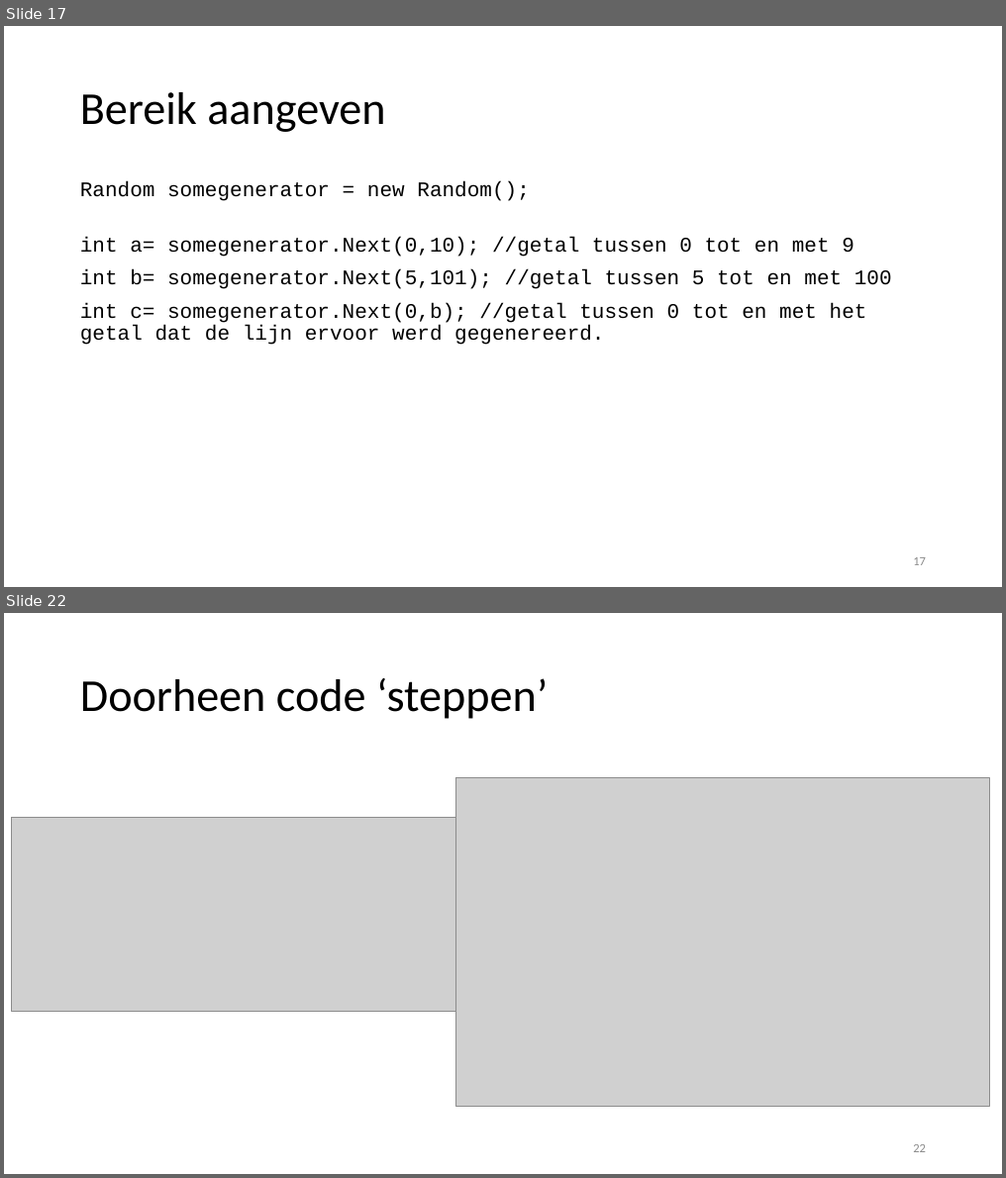
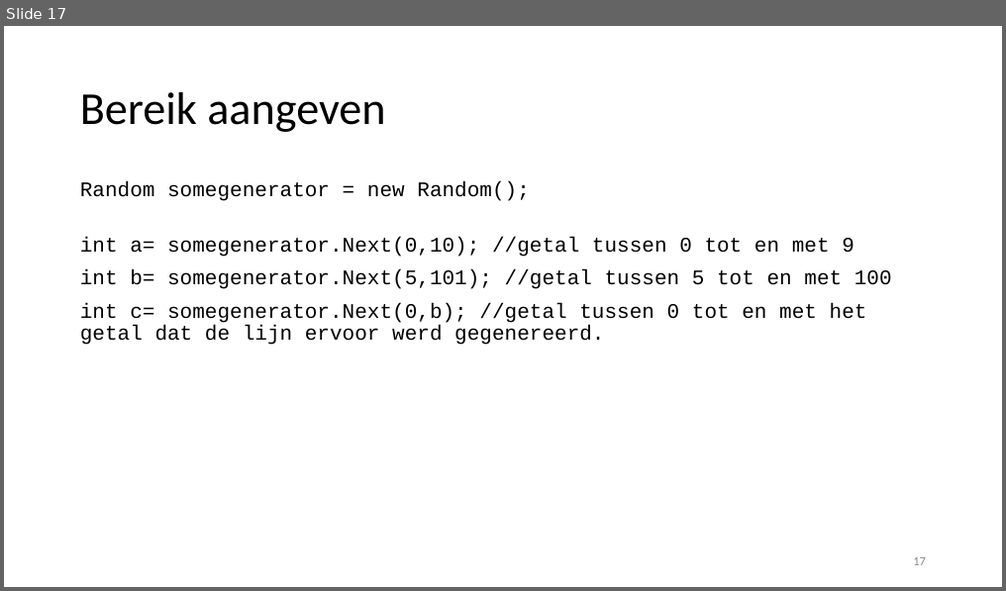
Before and after one commit to v-nys/cursusprogrammeren, a slide deck: _SLIDES/DEEL1/H3/6_math.pptx. Shown one above the other, each under a label of ours: slides 17 and 22 before the commit, slide 17 after it; the slides between them are not shown. The pictures are 1006x1178 and 1006x591 pixels, drawn with LibreOffice and Linux fonts; fonts in the diff are those of the drawing; grey boxes stand for pictures. Boxes give left, top, right and bottom in pixels: in the first picture for what was removed or moved away, otherwise in the second. Text is boxed around its words. In the diff, an @@ line names an element or a change of style, - is before the commit and + after.

```diff
--- a/_SLIDES/DEEL1/H3/6_math.pptx
+++ b/_SLIDES/DEEL1/H3/6_math.pptx
@@ slide 22 removed at (4,613,1002,1174), background #FFFFFF @@
@@ title removed at (80,678,548,719) @@
-Doorheen code ‘steppen’
@@ picture removed at (456,778,989,1107) @@
@@ picture removed at (11,817,503,1011) @@
@@ page number removed at (913,1145,926,1153) @@
-22
```
Also in this commit, not shown: 5 other slides removed, 1 other file.
